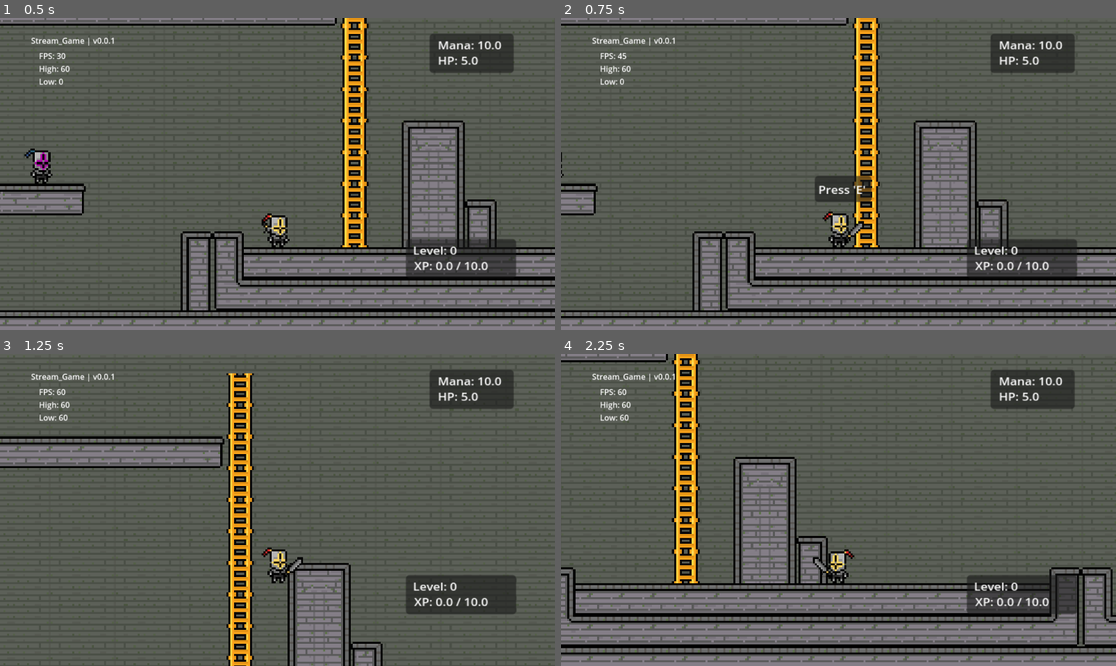
Above: before the commit, frames 1-4 (two rows, left to right).
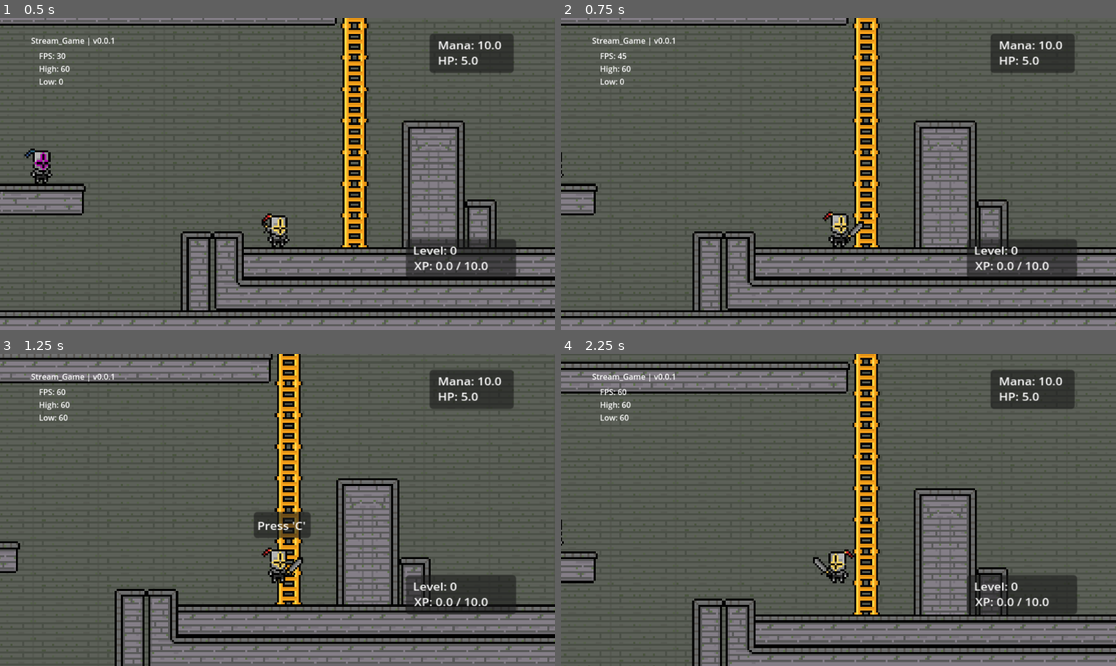
Above: after the commit, the same moments.

Repository: Schweem/CycleTwo
Game: Godot game, scene res://scenes/world_test.tscn
Two runs of this game, one before a commit and one after it. Both use one fixed random seed, a clock stepped at 60 frames per second and the inputs below. The engine's default icon, where the game draws it, is replaced by a stand-in: a white triangle on a blue panel in a dark square.
Inputs (mouse positions are in pixels of both pictures, inside the frame that each line leads up to):
- Up to frame 1 (0.5 s): no input
- Up to frame 2 (0.75 s): tap Enter at 0.5 s; move the mouse to (960, 158) at 0.52 s; hold Right (right) from 0.53 s (still down); tap X (draw) at 0.6 s
- Up to frame 3 (1.25 s): keep holding Right (right); tap Space (jump) at 0.77, 1.07 s; tap C (interact, bound only after the commit) at 0.8 s
- Up to frame 4 (2.25 s): tap C (interact, bound only after the commit) at 1.25, 1.35, 2 s; move the mouse to (727, 525) at 1.27 s; tap Space (jump) at 1.52, 1.55, 1.82, 2.1 s; move the mouse to (894, 441) at 2.02 s; release Right (right) at 2.03 s; hold Left (left) from 2.03 s (still down)

Frame 1 is identical in both runs. In frame 2, 0.7% of the frame differs, in the area x 45-57%, y 50-60%; in frame 3, 27%; in frame 4, 28%, in the area x 0-100%, y 0-100%.

Commit message:
Most the ladder stuff is done

Diff:
--- a/prefabs/player_character.tscn
+++ b/prefabs/player_character.tscn
@@ -45,6 +45,7 @@
 }]
 
 [sub_resource type="RectangleShape2D" id="RectangleShape2D_yenwa"]
+size = Vector2(6, 15)
 
 [node name="playerCharacter" type="CharacterBody2D"]
 script = ExtResource("1_6r27q")
@@ -79,6 +80,7 @@
 collision_mask = 2
 
 [node name="CollisionShape2D" type="CollisionShape2D" parent="interact_radius"]
+position = Vector2(0, 0.5)
 shape = SubResource("RectangleShape2D_yenwa")
 
 [connection signal="flipped" from="." to="Sprite2D/SwordTest" method="_character_flipped"]
--- a/prefabs/test_enemy.tscn
+++ b/prefabs/test_enemy.tscn
@@ -10,7 +10,7 @@
 texture_filter = 1
 texture = ExtResource("1_8hgsy")
 
-[node name="Area2D" type="Area2D" parent="." groups=["enemy"]]
+[node name="Area2D" type="Area2D" parent="." groups=["enemy", "npc"]]
 script = ExtResource("2_8hgsy")
 
 [node name="CollisionShape2D" type="CollisionShape2D" parent="Area2D"]
--- a/prefabs/ui_controller.tscn
+++ b/prefabs/ui_controller.tscn
@@ -13,6 +13,7 @@
 script = ExtResource("1_lojgo")
 
 [node name="interaction_pannel" type="Panel" parent="."]
+layout_mode = 0
 offset_left = 122.0
 offset_top = 74.0
 offset_right = 170.0
--- a/project.godot
+++ b/project.godot
@@ -21,6 +21,7 @@
 enemy=""
 statCon=""
 ladder=""
+npc=""
 
 [input]
 
@@ -64,3 +65,8 @@
 , Object(InputEventKey,"resource_local_to_scene":false,"resource_name":"","device":-1,"window_id":0,"alt_pressed":false …(183 unchanged characters)…
 ]
 }
+interact={
+"deadzone": 0.2,
+"events": [Object(InputEventKey,"resource_local_to_scene":false,"resource_name":"","device":-1,"window_id":0,"alt_pressed":false,"shift_pressed":false,"ctrl_pressed":false,"meta_pressed":false,"pressed":false,"keycode":0,"physical_keycode":67,"key_label":0,"unicode":99,"location":0,"echo":false,"script":null)
+]
+}
--- a/scripts/cam_controller.gd
+++ b/scripts/cam_controller.gd
@@ -7,27 +7,27 @@
 @onready var player_obj : CharacterBody2D = get_parent()
 
 func _process(delta: float) -> void:
-    if Input.is_action_pressed("up") and player_obj.is_on_floor():
-        look_up(delta)
-    elif Input.is_action_pressed("down") and player_obj.is_on_floor():
-        look_down(delta)
-    else:
-        reset_view(delta)
+	if Input.is_action_pressed("up") and player_obj.is_on_floor() and (player_obj.velocity.x == 0):
+		look_up(delta)
+	elif Input.is_action_pressed("down") and player_obj.is_on_floor() and (player_obj.velocity.x == 0):
+		look_down(delta)
+	else:
+		reset_view(delta)
 
 func reset_view(_delta : float) -> void:
-    if offset.y > 0:
-        while offset.y > 0:
-            offset.y -= 1
-            break
-    if offset.y < 0:
-        while offset.y < 0:
-            offset.y += 1
-            break
+	if offset.y > 0:
+		while offset.y > 0:
+			offset.y -= 1
+			break
+	if offset.y < 0:
+		while offset.y < 0:
+			offset.y += 1
+			break
 
 func look_up(_delta : float) -> void:
-    if offset.y > -camera_distance:
-        offset.y -= move_speed
+	if offset.y > -camera_distance:
+		offset.y -= move_speed
 
 func look_down(_delta : float) -> void:
-    if offset.y < (camera_distance * down_set):
-        offset.y += move_speed
+	if offset.y < (camera_distance * down_set):
+		offset.y += move_speed
--- a/scripts/player_controller.gd
+++ b/scripts/player_controller.gd
@@ -8,6 +8,7 @@
 const MAX_FALL_SPEED : float = 225
 
 # regular vars
+var climb_speed : float = 5000.0
 var speed_mult : float = 1.0
 
 # variable jump height stuff
@@ -17,6 +18,11 @@
 var jump_flag : bool = false
 var stored_jump : bool = false
 @onready var jumpCast : RayCast2D = $floorCheck
+
+# Ladder stuff
+var is_climbing : bool = false
+var can_climb : bool = false
+var last_ladder
 
 var wall_cling : bool = false
 var walljump : bool = false
@@ -73,12 +79,31 @@
 
 # Simple helper to keep physics process cleaner
 func handle_inputs(_delta : float) -> void:
-	if Input.is_action_just_pressed("draw"):
-		sword.drawSword()
-
 	# get direction, handle speed and apply it
 	# TODO : remove redundant signal calls (ie call it once tie it to sprite flip)
 	var dir = Input.get_axis("left", "right")
+	var vert_dir = Input.get_axis("up", "down")
+
+	if Input.is_action_just_pressed("interact"):
+		if (is_climbing == false) and (can_climb == true):
+			is_climbing = true
+		elif (is_climbing == true):
+			is_climbing = false
+			can_climb = true
+		else:
+			pass
+
+	if (is_climbing == true):
+		gravity = 0
+		if vert_dir:
+			velocity.y = vert_dir * climb_speed * _delta
+		else:
+			velocity.y = move_toward(velocity.y, 0, climb_speed) * _delta
+	else:
+		gravity = base_grav
+
+	if Input.is_action_just_pressed("draw"):
+		sword.drawSword()
 
 	# walking stuff
 	if !is_on_wall_only():
@@ -102,14 +127,14 @@
 			flipped.emit(baseSprite.flip_h)
 
 	var speed : float = BASE_SPEED * speed_mult
-	if dir:
+	if dir and is_climbing == false:
 		velocity.x = dir * speed * _delta
 	else:
 		velocity.x = move_toward(velocity.x, 0, speed)  * _delta
 
 	# wall cling
-	if velocity.y > 0 and is_on_wall():
-		if dir != 0:
+	if (velocity.y > 0) and is_on_wall() and (is_climbing == false):
+		if dir != 0 and is_climbing == false:
 			wall_cling = true
 		else:
 			wall_cling = false
@@ -118,7 +143,7 @@
 
 
 	# simple jump, input handling
-	if Input.is_action_just_pressed("jump"):
+	if Input.is_action_just_pressed("jump") and (is_climbing == false):
 		# is_on_floor()
 		if coyote_time > 0:
 			coyote_time = 0
@@ -138,11 +163,18 @@
 			velocity.y = velocity.y / jump_res
 			jumpCancelled = true
 
-func interaction_end(body:Node2D) -> void:
-	if body.is_in_group("ladder"):
-		uiController.toggle_interaction()
-
 func interaction_start(body:Node2D) -> void:
 	if body.is_in_group("ladder"):
+		can_climb = true
 		uiController.toggle_interaction()
-		print("yay")
+	else:
+		pass
+
+func interaction_end(body:Node2D) -> void:
+	uiController.toggle_interaction()
+
+	if body.is_in_group("ladder"):
+		can_climb = false
+		is_climbing = false
+	else:
+		pass
--- a/scripts/uiController.gd
+++ b/scripts/uiController.gd
@@ -7,10 +7,12 @@
 @onready var healthLabel : Label = $main_pannel/healthLabel
 
 @onready var interaction_pannel : Panel = $interaction_pannel
+@onready var interaction_text : Label = $interaction_pannel/pressE
 
 @onready var statController : Node2D = get_tree().get_first_node_in_group("statCon")
 
 func _ready() -> void:
+	interaction_text.text = "Press '%s'" % InputMap.action_get_events("interact")[0].as_text().trim_suffix(" (Physical)")
 	toggle_interaction()
 
 func _process(_delta: float) -> void:
@@ -20,7 +22,6 @@
 	manaLabel.text = ("Mana: %.1f" % statController.mana)
 	healthLabel.text = ("HP: %.1f" % statController.health)
 
-
 func toggle_interaction() -> void:
 	print('pannel flipped')
 	interaction_pannel.visible = !interaction_pannel.visible
